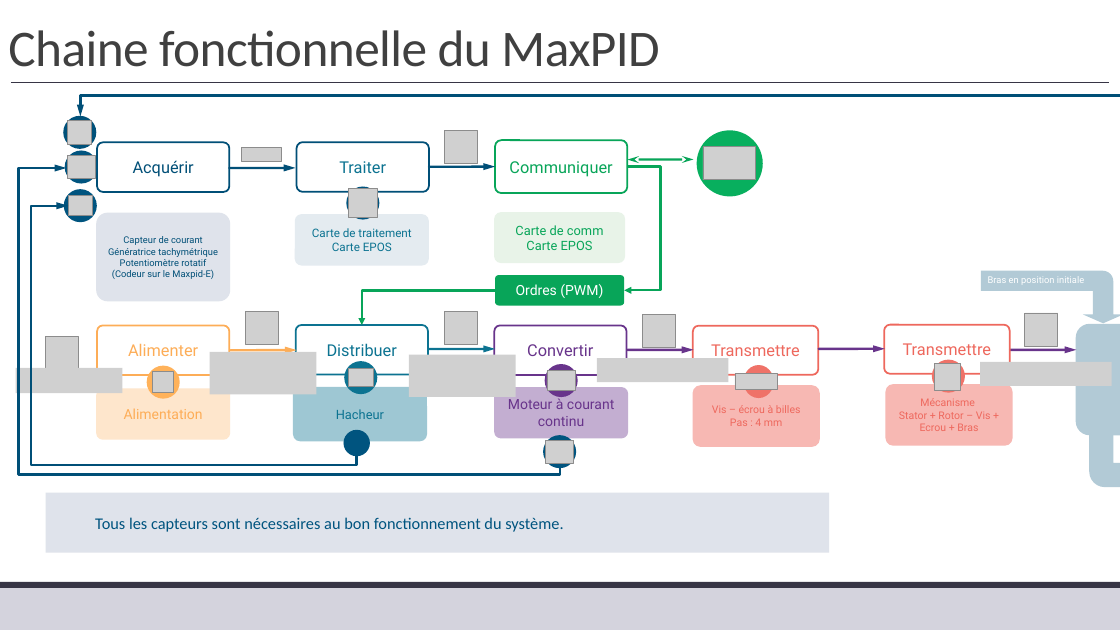
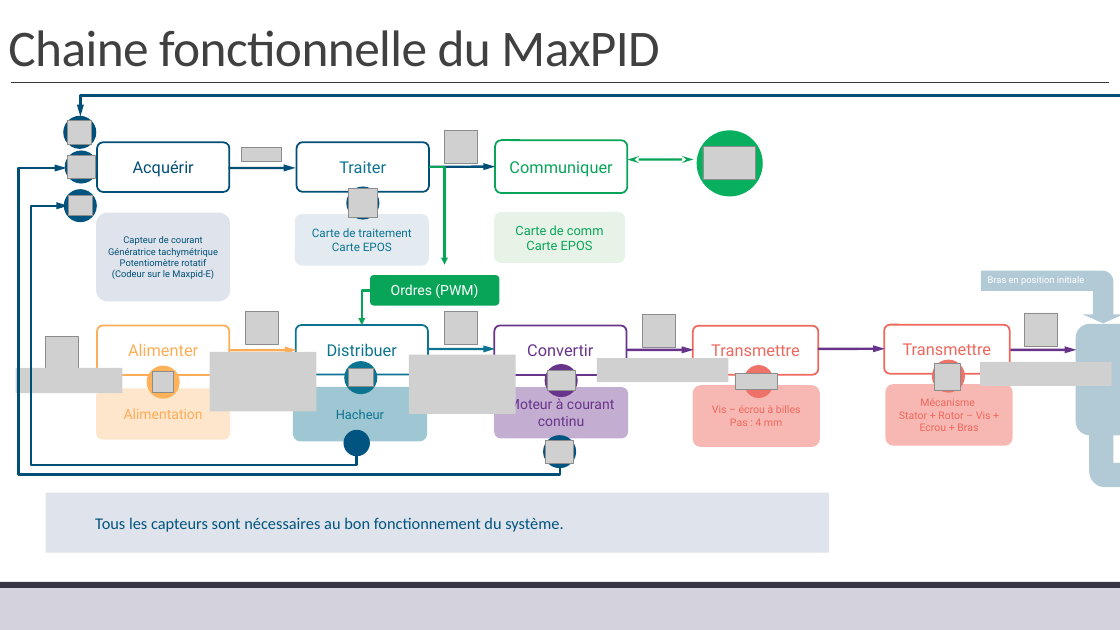
Before and after one commit to xpessoles/TP_Corriges, a slide deck: slide 4 of 11_MaxPID/11_MaxPID_Corrige.pptx. Drawn at 1120x630 pixels with LibreOffice and Linux fonts; fonts in the diff are those of the drawing; grey boxes stand for pictures; background and template pictures are left out. Boxes give left, top, right and bottom in pixels: in the first picture for what was removed or moved away, otherwise in the second. Text is boxed around its words. In the diff, an @@ line names an element or a change of style, - is before the commit and + after.

```diff
--- a/11_MaxPID/11_MaxPID_Corrige.pptx
+++ b/11_MaxPID/11_MaxPID_Corrige.pptx
@@ elbow arrow moved from (628, 166) - (624, 291) to (429, 167) - (444, 265) @@
@@ elbow arrow moved from (495, 291) - (362, 325) to (371, 291) - (362, 325) @@
@@ rounded rectangle "Ordres (PWM)": place and size @@
-rounded rectangle "Ordres (PWM)" at (495,276,624,306)
+rounded rectangle "Ordres (PWM)" at (371,276,500,306)
@@ picture: place and size @@
-picture at (210,352,317,394)
+picture at (210,352,317,412)
@@ picture: place and size @@
-picture at (409,355,516,397)
+picture at (409,355,516,414)
```
Also in this commit, not shown: 2 other slides changed, 2 slides added, 2 other files.
